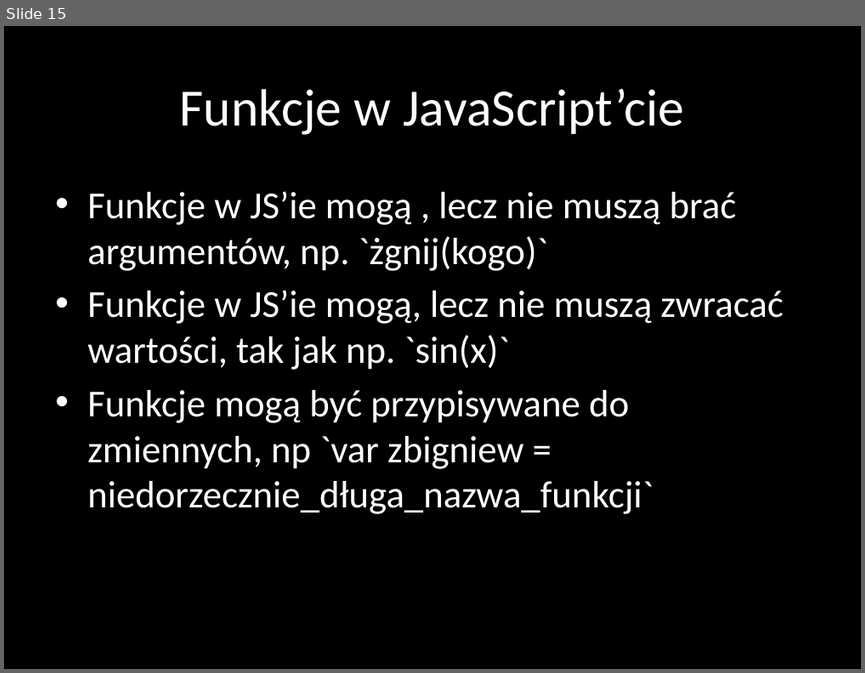
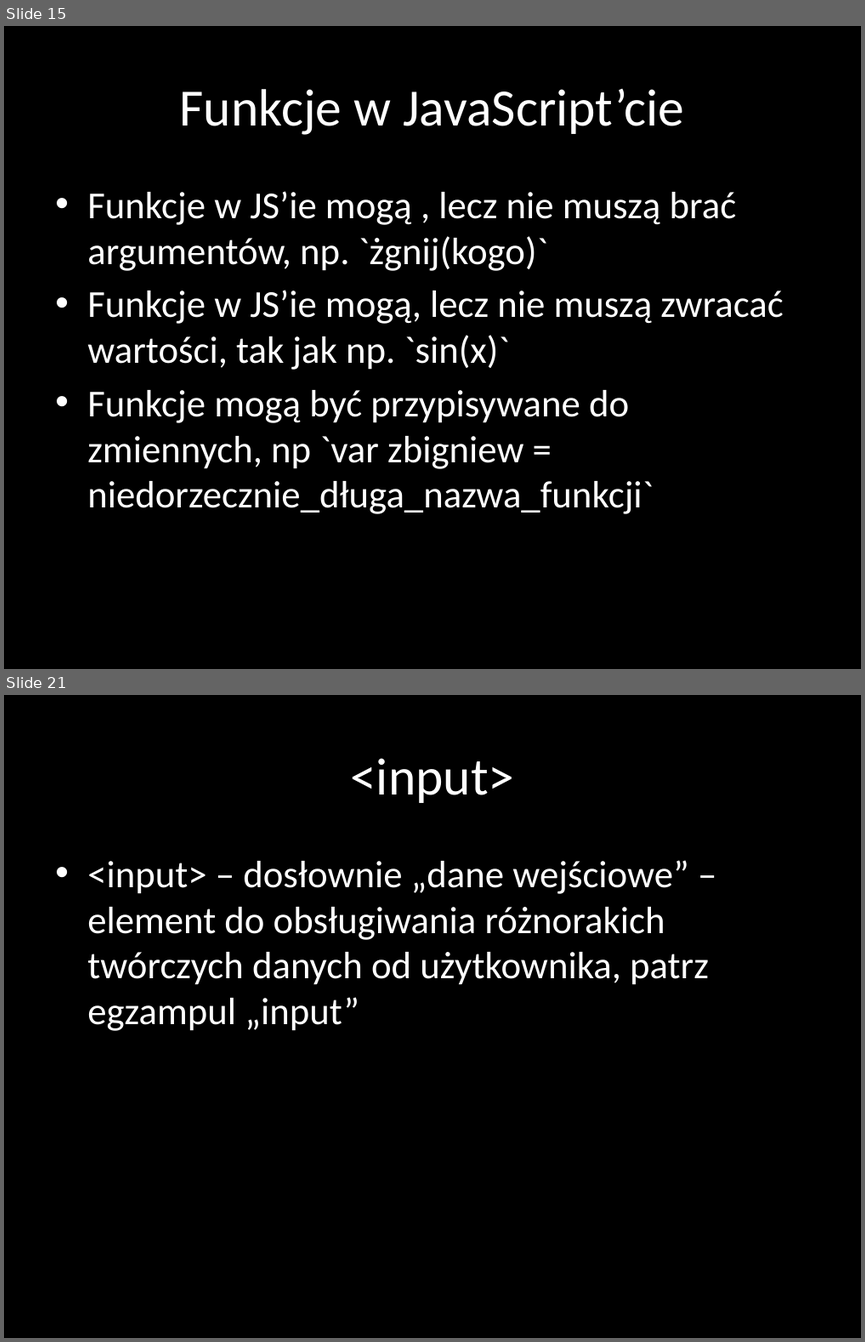
Before and after one commit to nabijaczleweli/UniwersytetDzieci-Google-2015-prezentacja, a slide deck: prezentacja/JavaScript.pptx. Shown one above the other, each under a label of ours: slide 15 before the commit, slides 15 and 21 after it; the slides between them are not shown. The pictures are 865x673 and 865x1342 pixels, drawn with LibreOffice and Linux fonts; fonts in the diff are those of the drawing. Boxes give left, top, right and bottom in pixels: in the first picture for what was removed or moved away, otherwise in the second. Text is boxed around its words. In the diff, an @@ line names an element or a change of style, - is before the commit and + after.

Commit message:
Add pretty much everything, except showdown for <input>

```diff
--- a/prezentacja/JavaScript.pptx
+++ b/prezentacja/JavaScript.pptx
@@ slide 21 added at bbox=[4, 695, 861, 1338], background #000000 @@
@@ title added at bbox=[350, 758, 514, 803], 44 pt, text #FFFFFF @@
+<input>
@@ text added at bbox=[87, 860, 709, 1031], 32 pt, text #FFFFFF @@
+• <input> – dosłownie „dane wejściowe” – element do obsługiwania różnorakich twórczych danych od użytkownika, patrz egzampul „input”
```
Also in this commit, not shown: 5 other slides added, 7 other files.
